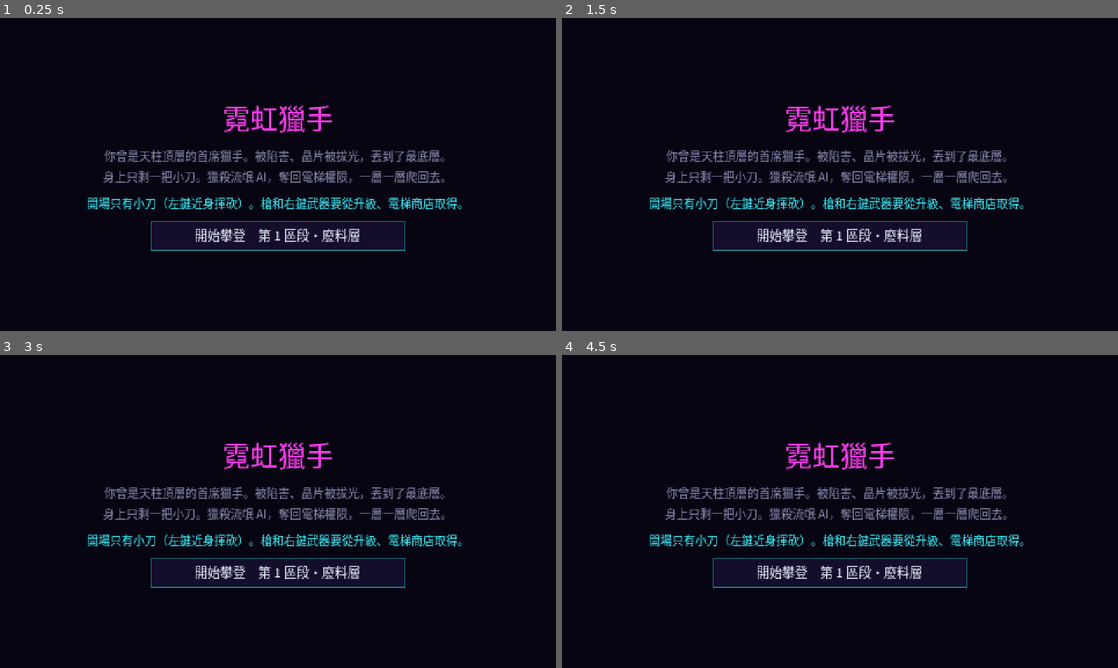
Above: before the commit, frames 1-4 (two rows, left to right).
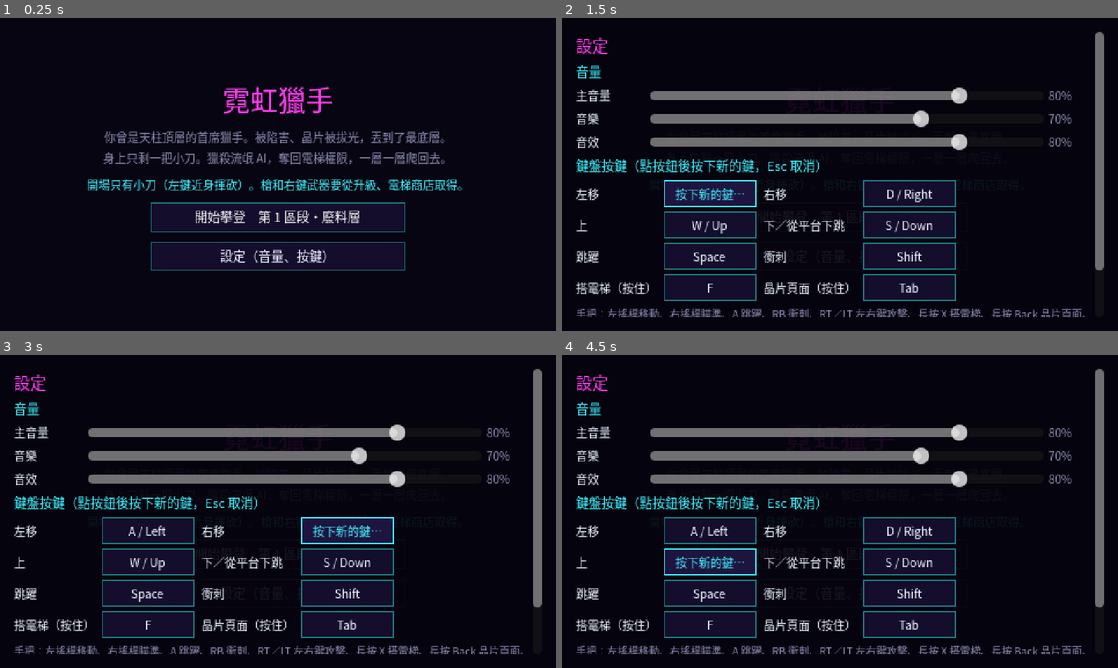
Above: after the commit, the same moments.

Repository: TWMavis/Neon-Hunter
Game: Godot game, scene res://scenes/menu/climb_start.tscn
Same seed, same stepped clock (60 frames per second), same inputs: the game is played once before the commit and once after it.
Inputs (mouse positions are in pixels of both pictures, inside the frame that each line leads up to):
- Up to frame 1 (0.25 s): no input
- Up to frame 2 (1.5 s): click (840, 255) at 0.5 s, where only the run after the commit has a clickable "設定（音量、按鍵）"; click (712, 193) at 1.25 s, where only the run after the commit has a clickable "A / Left"
- Up to frame 3 (3 s): click (150, 530) at 2 s, where only the run after the commit has a clickable "按下新的鍵…"; click (344, 530) at 2.75 s, where only the run after the commit has a clickable "D / Right"
- Up to frame 4 (4.5 s): click (906, 530) at 3.5 s, where only the run after the commit has a clickable "按下新的鍵…"; click (712, 561) at 4.25 s, where only the run after the commit has a clickable "W / Up"

The runs differ from the first frame. In frame 1, 15% of the frame differs, in the area x 15-84%, y 21-81%; in frame 2, 26%; in frame 3, 26%; in frame 4, 26%, in the area x 2-98%, y 4-96%.

Commit message:
Audio buses and volume settings, key rebinding, gamepad support, CI smoke tests
- default_bus_layout.tres with Music and SFX buses; music and SFX players use them
- Settings panel (start menu, elevator, Esc in game): volume sliders, keyboard rebinding, saved to user://settings.cfg
- Gamepad: left stick move, right stick aim, A jump, RB dash, RT/LT attack, hold X elevator, hold Back chip page
- GitHub Actions workflow runs the headless smoke test on every push

Co-Authored-By: Claude Opus 5.5 (1M context) <noreply@anthropic.com>

Diff:
--- a/autoload/game_input.gd
+++ b/autoload/game_input.gd
@@ -1,36 +1,79 @@
 extends Node
-## 啟動時註冊輸入動作：WASD 移動、空白鍵跳躍、Shift 衝刺、滑鼠左右鍵攻擊。
+## 輸入設定：鍵盤滑鼠與手把。啟動時註冊預設按鍵，再套用玩家在設定畫面改過的按鍵（Settings）。
+## 鍵盤：WASD 移動、空白鍵跳、Shift 衝刺、滑鼠瞄準與攻擊、長按 Tab 晶片頁面、長按 F 搭電梯
+## 手把：左搖桿移動、右搖桿瞄準、A 跳、RB 衝刺、RT／LT 左右鍵攻擊、長按 X 搭電梯、長按 Back 晶片頁面、Start 重新開始
+
+const DEADZONE := 0.25
+
+## 最後一次是用手把操作（決定瞄準來源與準心位置）
+var using_gamepad := false
 
 
 func _ready() -> void:
-	_add_key(&"move_left", [KEY_A, KEY_LEFT])
-	_add_key(&"move_right", [KEY_D, KEY_RIGHT])
-	_add_key(&"move_up", [KEY_W, KEY_UP])
-	_add_key(&"move_down", [KEY_S, KEY_DOWN])
-	_add_key(&"jump", [KEY_SPACE])
-	_add_key(&"dash", [KEY_SHIFT])
-	_add_key(&"restart", [KEY_R])
-	_add_key(&"chip_menu", [KEY_TAB])
-	_add_key(&"interact", [KEY_F])
+	register_defaults()
+	Settings.load_and_apply()
+
+
+func register_defaults() -> void:
+	_bind(&"move_left", [KEY_A, KEY_LEFT], [JOY_BUTTON_DPAD_LEFT], [[JOY_AXIS_LEFT_X, -1.0]])
+	_bind(&"move_right", [KEY_D, KEY_RIGHT], [JOY_BUTTON_DPAD_RIGHT], [[JOY_AXIS_LEFT_X, 1.0]])
+	_bind(&"move_up", [KEY_W, KEY_UP], [JOY_BUTTON_DPAD_UP], [[JOY_AXIS_LEFT_Y, -1.0]])
+	_bind(&"move_down", [KEY_S, KEY_DOWN], [JOY_BUTTON_DPAD_DOWN], [[JOY_AXIS_LEFT_Y, 1.0]])
+	_bind(&"jump", [KEY_SPACE], [JOY_BUTTON_A], [])
+	_bind(&"dash", [KEY_SHIFT], [JOY_BUTTON_RIGHT_SHOULDER, JOY_BUTTON_B], [])
+	_bind(&"restart", [KEY_R], [JOY_BUTTON_START], [])
+	_bind(&"chip_menu", [KEY_TAB], [JOY_BUTTON_BACK], [])
+	_bind(&"interact", [KEY_F], [JOY_BUTTON_X], [])
+	_bind(&"attack_primary", [], [], [[JOY_AXIS_TRIGGER_RIGHT, 1.0]])
+	_bind(&"attack_secondary", [], [JOY_BUTTON_LEFT_SHOULDER], [[JOY_AXIS_TRIGGER_LEFT, 1.0]])
 	_add_mouse(&"attack_primary", MOUSE_BUTTON_LEFT)
 	_add_mouse(&"attack_secondary", MOUSE_BUTTON_RIGHT)
+	_bind(&"aim_left", [], [], [[JOY_AXIS_RIGHT_X, -1.0]])
+	_bind(&"aim_right", [], [], [[JOY_AXIS_RIGHT_X, 1.0]])
+	_bind(&"aim_up", [], [], [[JOY_AXIS_RIGHT_Y, -1.0]])
+	_bind(&"aim_down", [], [], [[JOY_AXIS_RIGHT_Y, 1.0]])
 
 
-func _ensure(action: StringName) -> void:
-	if not InputMap.has_action(action):
-		InputMap.add_action(action)
+func _input(event: InputEvent) -> void:
+	if event is InputEventJoypadButton:
+		using_gamepad = true
+	elif event is InputEventJoypadMotion and absf((event as InputEventJoypadMotion).axis_value) > 0.4:
+		using_gamepad = true
+	elif event is InputEventMouseMotion and (event as InputEventMouseMotion).relative.length() > 2.0:
+		using_gamepad = false
+	elif event is InputEventKey or event is InputEventMouseButton:
+		using_gamepad = false
 
 
-func _add_key(action: StringName, keys: Array) -> void:
-	_ensure(action)
+## 手把右搖桿的瞄準方向；沒推就回傳 Vector2.ZERO
+func gamepad_aim() -> Vector2:
+	var stick := Input.get_vector(&"aim_left", &"aim_right", &"aim_up", &"aim_down", DEADZONE)
+	return stick.normalized() if stick.length() > 0.3 else Vector2.ZERO
+
+
+## 重設一個動作的所有對應（鍵盤、手把按鈕、手把搖桿）
+func _bind(action: StringName, keys: Array, buttons: Array, axes: Array) -> void:
+	if InputMap.has_action(action):
+		InputMap.action_erase_events(action)
+	else:
+		InputMap.add_action(action, DEADZONE)
+	InputMap.action_set_deadzone(action, DEADZONE)
 	for key: Key in keys:
 		var event := InputEventKey.new()
 		event.physical_keycode = key
 		InputMap.action_add_event(action, event)
+	for button: JoyButton in buttons:
+		var event := InputEventJoypadButton.new()
+		event.button_index = button
+		InputMap.action_add_event(action, event)
+	for pair: Array in axes:
+		var event := InputEventJoypadMotion.new()
+		event.axis = pair[0]
+		event.axis_value = pair[1]
+		InputMap.action_add_event(action, event)
 
 
 func _add_mouse(action: StringName, button: MouseButton) -> void:
-	_ensure(action)
 	var event := InputEventMouseButton.new()
 	event.button_index = button
 	InputMap.action_add_event(action, event)
--- /dev/null
+++ b/default_bus_layout.tres
@@ -0,0 +1,15 @@
+[gd_resource type="AudioBusLayout" format=3]
+
+[resource]
+bus/1/name = &"Music"
+bus/1/solo = false
+bus/1/mute = false
+bus/1/bypass_fx = false
+bus/1/volume_db = 0.0
+bus/1/send = &"Master"
+bus/2/name = &"SFX"
+bus/2/solo = false
+bus/2/mute = false
+bus/2/bypass_fx = false
+bus/2/volume_db = 0.0
+bus/2/send = &"Master"
--- a/scenes/elevator/elevator_scene.gd
+++ b/scenes/elevator/elevator_scene.gd
@@ -27,6 +27,7 @@
 var _shop: ShopPanel
 var _route_box: HBoxContainer
 var _picker: CardPicker
+var _settings: SettingsPanel
 
 
 func _ready() -> void:
@@ -68,10 +69,19 @@
 	_route_box.add_theme_constant_override("separation", 8)
 	root.add_child(_route_box)
 	_build_routes()
+	_settings = SettingsPanel.new()
+	var settings_button := Button.new()
+	settings_button.text = "設定"
+	settings_button.add_theme_font_size_override("font_size", 9)
+	settings_button.pressed.connect(_settings.open)
+	_route_box.add_child(settings_button)
+	if _route_box.get_child_count() > 0:
+		(_route_box.get_child(0) as Control).grab_focus.call_deferred()   # 手把可以直接選路線
 
 	_picker = CardPicker.new()
 	_picker.picked.connect(_on_bonus_picked)
 	add_child(_picker)
+	add_child(_settings)
 
 	if ClimbState.bonus_chip_pick:
 		ClimbState.bonus_chip_pick = false
--- a/scenes/game/game.gd
+++ b/scenes/game/game.gd
@@ -25,6 +25,7 @@
 var hud: Hud
 var picker: CardPicker
 var chip_menu: ChipMenu
+var settings: SettingsPanel
 var tab_hold := 0.0                    # 長按 Tab 的進度（秒）；-1 代表要先放開才能再按
 var purge_active := false
 
@@ -108,6 +109,9 @@
 	picker = CardPicker.new()
 	picker.picked.connect(_on_card_picked)
 	hud_layer.add_child(picker)
+	settings = SettingsPanel.new()
+	settings.closed.connect(_resume.call_deferred)
+	hud_layer.add_child(settings)
 	chip_menu = ChipMenu.new()
 	chip_menu.closed.connect(_on_chip_menu_closed)
 	hud_layer.add_child(chip_menu)
@@ -196,7 +200,7 @@
 
 ## 長按 Tab 打開晶片頁面（避免誤觸）
 func _process(delta: float) -> void:
-	if RunState.finished or picker.visible or chip_menu.visible:
+	if RunState.finished or picker.visible or chip_menu.visible or settings.visible:
 		return
 	if not Input.is_action_pressed("chip_menu"):
 		tab_hold = 0.0
@@ -218,8 +222,16 @@
 	_resume.call_deferred()
 
 
+## Esc：暫停遊戲並打開設定畫面
+func open_settings() -> void:
+	if picker.visible or chip_menu.visible or settings.visible:
+		return
+	get_tree().paused = true
+	settings.open()
+
+
 func _resume() -> void:
-	if RunState.finished or picker.visible:
+	if RunState.finished or picker.visible or chip_menu.visible or settings.visible:
 		return
 	get_tree().paused = false
 	Input.mouse_mode = Input.MOUSE_MODE_CONFINED_HIDDEN
--- a/scenes/menu/climb_start.gd
+++ b/scenes/menu/climb_start.gd
@@ -39,6 +39,17 @@
 	start.size_flags_horizontal = Control.SIZE_SHRINK_CENTER
 	start.pressed.connect(_start)
 	root.add_child(start)
+	start.grab_focus.call_deferred()   # 手把也能直接按 A 開始
+
+	var settings_button := Button.new()
+	settings_button.text = "設定（音量、按鍵）"
+	settings_button.custom_minimum_size = Vector2(220, 22)
+	settings_button.size_flags_horizontal = Control.SIZE_SHRINK_CENTER
+	root.add_child(settings_button)
+	var settings := SettingsPanel.new()
+	add_child(settings)
+	settings_button.pressed.connect(settings.open)
+	settings.closed.connect(settings_button.grab_focus)
 
 
 func _start() -> void:
--- a/scenes/player/player.gd
+++ b/scenes/player/player.gd
@@ -86,6 +86,8 @@
 	var viewport := get_viewport()
 	var from_center := viewport.get_mouse_position() - viewport.get_visible_rect().size * 0.5
 	var target := (from_center * CAMERA_LOOK_AHEAD).limit_length(CAMERA_MAX_OFFSET)
+	if GameInput.using_gamepad:
+		target = aim_dir * CAMERA_MAX_OFFSET * 0.6   # 手把：鏡頭往右搖桿瞄準的方向偏
 	camera.offset = camera.offset.lerp(target, minf(1.0, 8.0 * delta))
 	queue_redraw()
 
@@ -96,7 +98,12 @@
 	_dash_cooldown = maxf(_dash_cooldown - delta, 0.0)
 	_invuln = maxf(_invuln - delta, 0.0)
 
-	aim_dir = global_position.direction_to(get_global_mouse_position())
+	if GameInput.using_gamepad:
+		var stick: Vector2 = GameInput.gamepad_aim()
+		if stick != Vector2.ZERO:
+			aim_dir = stick          # 手把：右搖桿瞄準，放開時保持原方向
+	else:
+		aim_dir = global_position.direction_to(get_global_mouse_position())
 	if absf(aim_dir.x) > 0.01:
 		facing = signf(aim_dir.x)
 
--- a/scenes/ui/card_picker.gd
+++ b/scenes/ui/card_picker.gd
@@ -46,6 +46,8 @@
 	for i in cards.size():
 		_row.add_child(_make_card(i, cards[i]))
 	visible = true
+	if _row.get_child_count() > 0:
+		(_row.get_child(_row.get_child_count() - cards.size()) as Control).grab_focus.call_deferred()   # 手把用方向鍵選、A 確認
 
 
 func _make_card(i: int, card: Dictionary) -> Button:
--- a/scenes/ui/hud.gd
+++ b/scenes/ui/hud.gd
@@ -33,12 +33,8 @@
 		get_tree().paused = false
 		get_tree().change_scene_to_file("res://scenes/menu/climb_start.tscn")
 		return
-	if Input.is_action_just_pressed("ui_cancel") and not get_tree().paused:
-		# Esc：放開／鎖回滑鼠
-		if Input.mouse_mode == Input.MOUSE_MODE_VISIBLE:
-			Input.mouse_mode = Input.MOUSE_MODE_CONFINED_HIDDEN
-		else:
-			Input.mouse_mode = Input.MOUSE_MODE_VISIBLE
+	if Input.is_action_just_pressed("ui_cancel") and not get_tree().paused and not RunState.finished:
+		game.open_settings()  # Esc：暫停並打開設定
 	queue_redraw()
 
 
@@ -141,7 +137,10 @@
 	if RunState.finished and not RunState.cleared:
 		_draw_death(font, view)
 	elif Input.mouse_mode != Input.MOUSE_MODE_VISIBLE:
-		_draw_crosshair(get_viewport().get_mouse_position())
+		var cross := get_viewport().get_mouse_position()
+		if GameInput.using_gamepad:
+			cross = get_viewport().get_canvas_transform() * (game.player.global_position + game.player.aim_dir * 48.0)
+		_draw_crosshair(cross)
 
 	# 長按 Tab 的進度
 	if game.tab_hold > 0.0 and not game.chip_menu.visible:
--- /dev/null
+++ b/scenes/ui/settings_panel.gd
@@ -0,0 +1,148 @@
+class_name SettingsPanel
+extends Control
+## 設定畫面：主音量／音樂／音效滑桿、鍵盤改鍵、手把按鍵說明。改了就存到 user://settings.cfg。
+## 起始畫面、電梯、遊戲中（Esc）都可以打開。
+
+signal closed
+
+const GAMEPAD_HELP := "手把：左搖桿移動、右搖桿瞄準、A 跳躍、RB 衝刺、RT／LT 左右鍵攻擊、長按 X 搭電梯、長按 Back 晶片頁面、Start 重新開始"
+
+var _sliders: Dictionary = {}       # bus -> HSlider
+var _key_buttons: Dictionary = {}   # action -> Button
+var _waiting_for: StringName = &""  # 正在等玩家按新鍵的動作
+var _close_button: Button
+
+
+func _ready() -> void:
+	set_anchors_and_offsets_preset(Control.PRESET_FULL_RECT)
+	theme = UiTheme.get_theme()
+	process_mode = Node.PROCESS_MODE_ALWAYS
+	visible = false
+
+	var dim := ColorRect.new()
+	dim.color = Color(0.02, 0.01, 0.05, 0.92)
+	dim.set_anchors_and_offsets_preset(Control.PRESET_FULL_RECT)
+	add_child(dim)
+
+	var scroll := ScrollContainer.new()
+	scroll.set_anchors_and_offsets_preset(Control.PRESET_FULL_RECT, Control.PRESET_MODE_MINSIZE, 12)
+	scroll.horizontal_scroll_mode = ScrollContainer.SCROLL_MODE_DISABLED
+	add_child(scroll)
+	var root := VBoxContainer.new()
+	root.size_flags_horizontal = Control.SIZE_EXPAND_FILL
+	root.add_theme_constant_override("separation", 4)
+	scroll.add_child(root)
+
+	root.add_child(UiTheme.label("設定", UiTheme.MAGENTA, 14))
+	root.add_child(UiTheme.label("音量", UiTheme.CYAN, 11))
+	for bus: String in Settings.BUSES:
+		root.add_child(_volume_row(bus))
+
+	root.add_child(UiTheme.label("鍵盤按鍵（點按鈕後按下新的鍵，Esc 取消）", UiTheme.CYAN, 11))
+	var grid := GridContainer.new()
+	grid.columns = 4
+	grid.add_theme_constant_override("h_separation", 6)
+	root.add_child(grid)
+	for action: StringName in Settings.REBINDABLE:
+		grid.add_child(UiTheme.label(Settings.REBINDABLE[action], UiTheme.WHITE, 10))
+		var button := Button.new()
+		button.custom_minimum_size = Vector2(80, 0)
+		button.add_theme_font_size_override("font_size", 10)
+		button.pressed.connect(_start_rebind.bind(action))
+		grid.add_child(button)
+		_key_buttons[action] = button
+
+	var help := UiTheme.label(GAMEPAD_HELP, UiTheme.DIM, 9)
+	help.autowrap_mode = TextServer.AUTOWRAP_ARBITRARY
+	root.add_child(help)
+
+	var row := HBoxContainer.new()
+	row.alignment = BoxContainer.ALIGNMENT_CENTER
+	row.add_theme_constant_override("separation", 8)
+	root.add_child(row)
+	var reset := Button.new()
+	reset.text = "恢復預設"
+	reset.pressed.connect(_on_reset)
+	row.add_child(reset)
+	var close := Button.new()
+	close.text = "關閉"
+	close.custom_minimum_size = Vector2(100, 0)
+	close.pressed.connect(close_panel)
+	row.add_child(close)
+	_close_button = close
+
+
+func open() -> void:
+	_refresh()
+	visible = true
+	Input.mouse_mode = Input.MOUSE_MODE_VISIBLE
+	_close_button.grab_focus.call_deferred()
+
+
+func close_panel() -> void:
+	if not visible:
+		return
+	_waiting_for = &""
+	visible = false
+	Audio.sfx("ui_click")
+	closed.emit()
+
+
+func _volume_row(bus: String) -> HBoxContainer:
+	var row := HBoxContainer.new()
+	var names := {"Master": "主音量", "Music": "音樂", "SFX": "音效"}
+	var label := UiTheme.label(names[bus], UiTheme.WHITE, 10)
+	label.custom_minimum_size.x = 60
+	row.add_child(label)
+	var slider := HSlider.new()
+	slider.min_value = 0.0
+	slider.max_value = 1.0
+	slider.step = 0.05
+	slider.custom_minimum_size = Vector2(180, 16)
+	slider.size_flags_horizontal = Control.SIZE_EXPAND_FILL
+	row.add_child(slider)
+	var percent := UiTheme.label("", UiTheme.DIM, 10)
+	percent.custom_minimum_size.x = 40
+	row.add_child(percent)
+	slider.value_changed.connect(func(v: float) -> void:
+		Settings.set_volume(bus, v)
+		percent.text = "%d%%" % roundi(v * 100.0)
+		if bus == "SFX":
+			Audio.sfx("pickup_xp", 0.0, 0.0, 0.15))   # 試聽音效音量
+	_sliders[bus] = slider
+	return row
+
+
+func _refresh() -> void:
+	for bus: String in _sliders:
+		(_sliders[bus] as HSlider).set_value_no_signal(Settings.volumes[bus])
+		var percent := (_sliders[bus] as HSlider).get_parent().get_child(2) as Label
+		percent.text = "%d%%" % roundi(float(Settings.volumes[bus]) * 100.0)
+	for action: StringName in _key_buttons:
+		(_key_buttons[action] as Button).text = "按下新的鍵…" if action == _waiting_for else Settings.key_name(action)
+
+
+func _start_rebind(action: StringName) -> void:
+	_waiting_for = action
+	_refresh()
+
+
+func _input(event: InputEvent) -> void:
+	if not visible:
+		return
+	var key := event as InputEventKey
+	if _waiting_for != &"" and key and key.pressed and not key.echo:
+		get_viewport().set_input_as_handled()
+		if key.physical_keycode != KEY_ESCAPE:
+			Settings.set_key(_waiting_for, key.physical_keycode)
+			Audio.sfx("ui_click")
+		_waiting_for = &""
+		_refresh()
+	elif event.is_action_pressed("ui_cancel"):
+		get_viewport().set_input_as_handled()
+		close_panel()
+
+
+func _on_reset() -> void:
+	Settings.reset_defaults()
+	_refresh()
--- a/scripts/audio.gd
+++ b/scripts/audio.gd
@@ -55,10 +55,12 @@
 func _ready() -> void:
 	for i in POOL_SIZE:
 		var p := AudioStreamPlayer.new()
+		p.bus = &"SFX"
 		add_child(p)
 		_players.append(p)
 	_music_player = AudioStreamPlayer.new()
 	_music_player.volume_db = MUSIC_DB
+	_music_player.bus = &"Music"
 	add_child(_music_player)
 	for pending_call: Callable in _pending:
 		pending_call.call()
--- /dev/null
+++ b/scripts/settings.gd
@@ -0,0 +1,100 @@
+class_name Settings
+extends RefCounted
+## 玩家設定：音量（主音量／音樂／音效三條匯流排）與鍵盤按鍵，存在 user://settings.cfg。
+## 遊戲啟動時由 GameInput 呼叫 load_and_apply()。
+
+const PATH := "user://settings.cfg"
+const BUSES := ["Master", "Music", "SFX"]
+const DEFAULT_VOLUME := {"Master": 0.8, "Music": 0.7, "SFX": 0.8}
+
+## 可以在設定畫面改鍵的動作（滑鼠攻擊、手把不在這裡改）
+const REBINDABLE := {
+	&"move_left": "左移", &"move_right": "右移", &"move_up": "上", &"move_down": "下／從平台下跳",
+	&"jump": "跳躍", &"dash": "衝刺", &"interact": "搭電梯（按住）", &"chip_menu": "晶片頁面（按住）",
+}
+
+static var volumes: Dictionary = DEFAULT_VOLUME.duplicate()
+static var keys: Dictionary = {}          # 動作 -> 實體按鍵碼（只記錄改過的）
+
+
+static func load_and_apply() -> void:
+	_ensure_buses()
+	var cfg := ConfigFile.new()
+	if cfg.load(PATH) == OK:
+		for bus: String in BUSES:
+			volumes[bus] = clampf(float(cfg.get_value("audio", bus, DEFAULT_VOLUME[bus])), 0.0, 1.0)
+		for action: StringName in REBINDABLE:
+			var code: int = cfg.get_value("keys", String(action), 0)
+			if code != 0:
+				keys[action] = code
+	for bus: String in BUSES:
+		set_volume(bus, volumes[bus], false)
+	for action: StringName in keys:
+		set_key(action, keys[action], false)
+
+
+static func save() -> void:
+	var cfg := ConfigFile.new()
+	for bus: String in BUSES:
+		cfg.set_value("audio", bus, volumes[bus])
+	for action: StringName in keys:
+		cfg.set_value("keys", String(action), keys[action])
+	cfg.save(PATH)
+
+
+## linear：0～1
+static func set_volume(bus: String, linear: float, store := true) -> void:
+	volumes[bus] = clampf(linear, 0.0, 1.0)
+	var index := AudioServer.get_bus_index(bus)
+	if index >= 0:
+		AudioServer.set_bus_volume_db(index, linear_to_db(maxf(volumes[bus], 0.0001)))
+		AudioServer.set_bus_mute(index, volumes[bus] <= 0.001)
+	if store:
+		save()
+
+
+## 把動作的鍵盤按鍵換成 physical_keycode（滑鼠、手把的對應不受影響）
+static func set_key(action: StringName, physical_keycode: int, store := true) -> void:
+	if not InputMap.has_action(action):
+		return
+	for event in InputMap.action_get_events(action):
+		if event is InputEventKey:
+			InputMap.action_erase_event(action, event)
+	var key := InputEventKey.new()
+	key.physical_keycode = physical_keycode as Key
+	InputMap.action_add_event(action, key)
+	keys[action] = physical_keycode
+	if store:
+		save()
+
+
+## 動作目前的鍵盤按鍵名稱（例如「Shift」）
+static func key_name(action: StringName) -> String:
+	if not InputMap.has_action(action):
+		return "-"
+	var names: PackedStringArray = []
+	for event in InputMap.action_get_events(action):
+		if event is InputEventKey:
+			names.append(OS.get_keycode_string((event as InputEventKey).physical_keycode))
+	return " / ".join(names) if not names.is_empty() else "-"
+
+
+static func reset_defaults() -> void:
+	volumes = DEFAULT_VOLUME.duplicate()
+	keys.clear()
+	var game_input := (Engine.get_main_loop() as SceneTree).root.get_node_or_null("GameInput")
+	if game_input:
+		game_input.call("register_defaults")
+	for bus: String in BUSES:
+		set_volume(bus, volumes[bus], false)
+	save()
+
+
+## 萬一 default_bus_layout.tres 沒載入，補上 Music、SFX 匯流排
+static func _ensure_buses() -> void:
+	for bus: String in ["Music", "SFX"]:
+		if AudioServer.get_bus_index(bus) < 0:
+			AudioServer.add_bus()
+			var index := AudioServer.bus_count - 1
+			AudioServer.set_bus_name(index, bus)
+			AudioServer.set_bus_send(index, "Master")
--- a/tests/smoke_test.gd
+++ b/tests/smoke_test.gd
@@ -24,6 +24,7 @@
 	await _test_counterattacks()
 	await _test_knife_start()
 	await _test_shop_scrolls()
+	await _test_settings_and_gamepad()
 	print("SMOKE TEST: %s (%d failures)" % ["PASS" if _failures == 0 else "FAIL", _failures])
 	get_tree().quit(_failures)
 
@@ -299,14 +300,14 @@
 	var elevator: Control = load("res://scenes/elevator/elevator_scene.tscn").instantiate()
 	add_child(elevator)
 	await _frames(3)
-	_check(elevator.get("_route_box").get_child_count() == 2, "elevator offers two routes")
+	_check(elevator.get("_route_box").get_child_count() == 3, "elevator offers two routes (+ settings button)")
 	_check((elevator.get("_picker") as CardPicker).visible, "black market pick shown in the elevator")
 	elevator.queue_free()
 	ClimbState.floor_index = 3
 	elevator = load("res://scenes/elevator/elevator_scene.tscn").instantiate()
 	add_child(elevator)
 	await _frames(3)
-	_check(elevator.get("_route_box").get_child_count() == 1, "only the boss route before floor 5")
+	_check(elevator.get("_route_box").get_child_count() == 2, "only the boss route before floor 5 (+ settings button)")
 	elevator.queue_free()
 	var start: Control = load("res://scenes/menu/climb_start.tscn").instantiate()
 	add_child(start)
@@ -573,3 +574,43 @@
 	_check(shop.scroll_vertical > 0, "shop page scrolls (%d)" % shop.scroll_vertical)
 	elevator.queue_free()
 	await _frames(2)
+
+
+func _test_settings_and_gamepad() -> void:
+	print("settings + gamepad:")
+	_check(AudioServer.get_bus_index("Music") >= 0 and AudioServer.get_bus_index("SFX") >= 0, "Music and SFX buses exist")
+	var old_volumes := Settings.volumes.duplicate()
+	var old_keys := Settings.keys.duplicate()
+	Settings.set_volume("Music", 0.5)
+	_check(is_equal_approx(AudioServer.get_bus_volume_db(AudioServer.get_bus_index("Music")), linear_to_db(0.5)), "music slider changes the Music bus")
+	Settings.set_volume("SFX", 0.0)
+	_check(AudioServer.is_bus_mute(AudioServer.get_bus_index("SFX")), "SFX at 0 mutes the bus")
+	Settings.set_key(&"dash", KEY_K)
+	_check(Settings.key_name(&"dash") == "K", "rebind dash to K")
+	var has_pad := InputMap.action_get_events(&"dash").any(func(e: InputEvent) -> bool: return e is InputEventJoypadButton)
+	_check(has_pad, "rebinding the key keeps the gamepad button")
+	var cfg := ConfigFile.new()
+	_check(cfg.load(Settings.PATH) == OK and int(cfg.get_value("keys", "dash", 0)) == KEY_K, "settings saved to user://settings.cfg")
+	Settings.reset_defaults()
+	_check(Settings.key_name(&"dash") == "Shift" and is_equal_approx(Settings.volumes["Music"], 0.7), "restore defaults")
+
+	ClimbState.new_climb()
+	var game := await _new_game()
+	GameInput.using_gamepad = true
+	Input.action_press(&"aim_up", 1.0)
+	await _frames(3)
+	_check(game.player.aim_dir.is_equal_approx(Vector2.UP), "right stick aims the player (%s)" % game.player.aim_dir)
+	Input.action_release(&"aim_up")
+	await _frames(3)
+	_check(game.player.aim_dir.is_equal_approx(Vector2.UP), "aim stays when the stick is released")
+	GameInput.using_gamepad = false
+	game.open_settings()
+	await _frames(2)
+	_check(game.settings.visible and get_tree().paused, "Esc settings pause the game")
+	game.settings.close_panel()
+	await _frames(3)
+	_check(not get_tree().paused, "closing settings resumes")
+	await _end(game)
+	Settings.volumes = old_volumes
+	Settings.keys = old_keys
+	Settings.save()
Not shown, added: .github/workflows/tests.yml
Not shown, added: docs/IMPROVEMENTS.md
